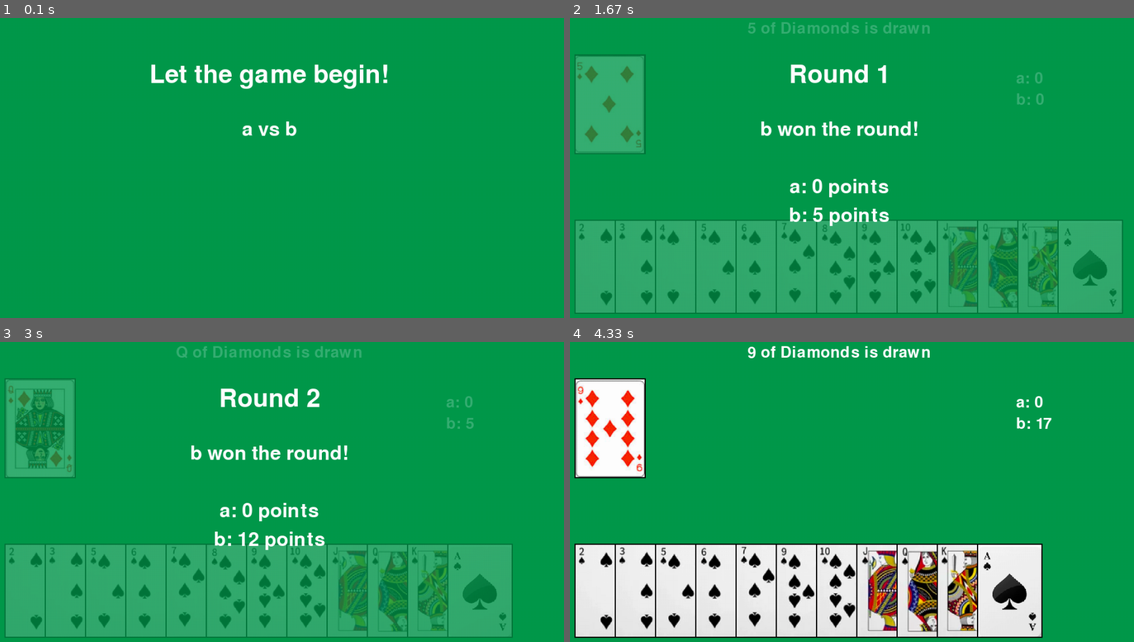
Above: before the commit, frames 1-4 (two rows, left to right).
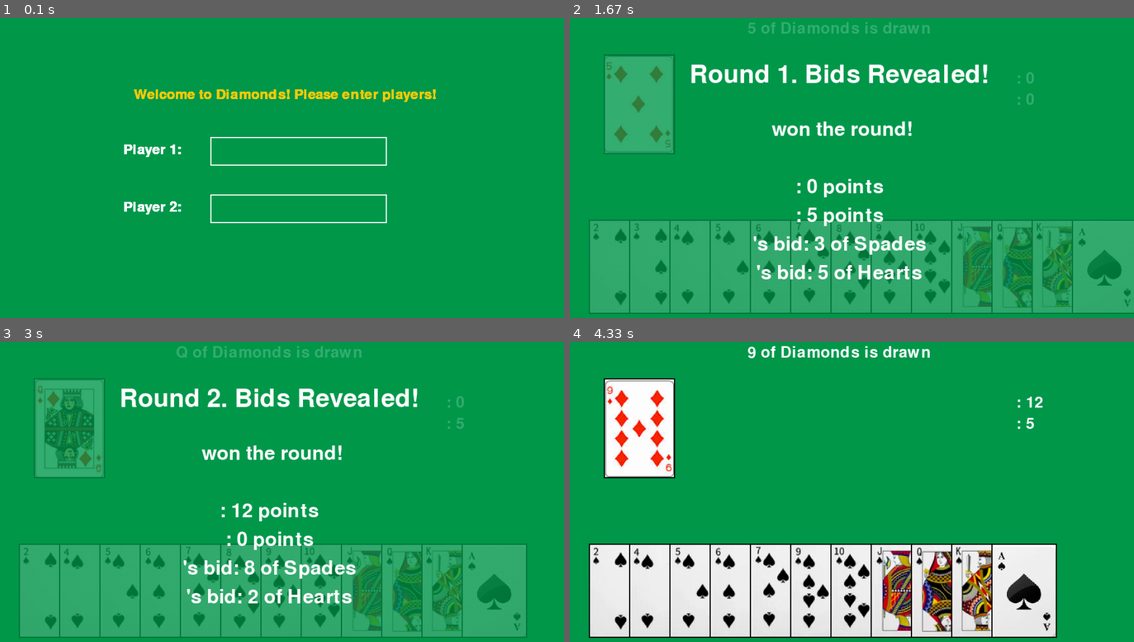
Above: after the commit, the same moments.

Repository: aadya28/WE-Module3
Game: pygame game, started from Pygame_Diamonds/game.py
The game is run twice, just before and just after one commit, with the same random seed, the same clock (stepped at 60 frames per second) and the same inputs.
Inputs (mouse positions are in pixels of both pictures, inside the frame that each line leads up to):
- Up to frame 1 (0.1 s): no input
- Up to frame 2 (1.67 s): type "ann" at 0.33 s; tap Enter at 0.67, 0.88 s; click (654, 246) at 1.28 s; type "a" at 1.55 s
- Up to frame 3 (3 s): tap Enter at 1.88 s; click (242, 579) at 2.95 s
- Up to frame 4 (4.33 s): type "r" at 3.23 s; tap Enter at 3.63 s

The runs differ from the first frame. In frame 1, 3.7% of the frame differs, in the area x 21-78%, y 15-69%; in frame 2, 19%, in the area x 0-100%, y 12-99%; in frame 3, 18%; in frame 4, 18%.

Commit message:
Added code for computer strategies.

Diff:
--- a/Pygame_Diamonds/cards.py
+++ b/Pygame_Diamonds/cards.py
@@ -3,6 +3,7 @@
 SUITS = ['Hearts', 'Diamonds', 'Clubs', 'Spades']
 RANKS = ['2', '3', '4', '5', '6', '7', '8', '9', '10', 'J', 'Q', 'K', 'A']
 VALUES = ['2', '3', '4', '5', '6', '7', '8', '9', '10', '11', '12', '13', '14']
+
 
 class Card:
     def __init__(self, suit, rank, value):
@@ -12,6 +13,7 @@
 
     def __str__(self):
         return f"{self.rank} of {self.suit}"
+
 
 class Suit:
     def __init__(self, suit):
--- a/Pygame_Diamonds/game.py
+++ b/Pygame_Diamonds/game.py
@@ -20,10 +20,13 @@
 # Initialize the clock
 clock = pygame.time.Clock()
 
+
 def main():
     current_scene = MAIN_MENU  # Start with the main menu scene
     player1_name = "Computer"
     player2_name = "Computer"
+    player1_score = 0
+    player2_score = 0
 
     running = True
     while running:
@@ -40,11 +43,11 @@
             current_scene = GAMEPLAY
         if current_scene == GAMEPLAY:
             window.fill(GREEN)
-            handle_gameplay(player1_name, player2_name)
+            player1_score, player2_score = handle_gameplay(player1_name, player1_score, player2_name, player2_score)
             current_scene = GAME_OVER
         if current_scene == GAME_OVER:
             window.fill(GREEN)
-            handle_game_over()
+            handle_game_over(player1_name, player1_score, player2_name, player2_score)
             running = False
 
         pygame.display.flip()
@@ -52,16 +55,13 @@
 
 
 def handle_main_menu():
-    player1_name, player2_name = "a", "b"
-        # ui.create_main_menu_window(screen_w, screen_h))
+    player1_name, player2_name = ui.create_main_menu_window(window)
     print("Player 1:", player1_name)
     print("Player 2:", player2_name)
     return player1_name, player2_name
 
 
-def handle_gameplay(player1_name, player2_name):
-    player1_score = 0
-    player2_score = 0
+def handle_gameplay(player1_name, player1_score, player2_name, player2_score):
     ui.render_game_start(window, player1_name, player2_name)
 
     # game starts
@@ -71,6 +71,8 @@
     diamonds.shuffle_deck(draw_pile)
     spades = cards.Suit("Spades")
     player_hand = spades.create_suit()
+    hearts = cards.Suit("Hearts")
+    computer_hand = hearts.create_suit()
 
     while round_number < 14:
         window.fill(GREEN)
@@ -84,9 +86,9 @@
 
         # Player and computer make their bids
         player1_bid = ui.handle_player_input(player_hand, card_positions)
-        print(player1_bid)
-            # cards.Card("Spades", "10", "10"))  # Placeholder, replace with actual player bid
-        player2_bid = cards.Card("Hearts", "J", "11")  # Placeholder, replace with actual computer bid
+        print(player1_name, ":", player1_bid)
+        player2_bid = strategies.choose_computer_bid(computer_hand, player_hand, drawn_card)
+        print(player2_name, ":", player2_bid)
 
         # Calculate points and determine the winner of the round
         p1_curr_round_points, p2_curr_round_points, winner = strategies.calculate_points(
@@ -96,12 +98,15 @@
         player1_score += p1_curr_round_points
         player2_score += p2_curr_round_points
 
-        ui.render_round_info(window, round_number, player1_name, p1_curr_round_points, player2_name, p2_curr_round_points, winner)
+        ui.render_round_info(window, round_number, player1_name, player1_bid, p1_curr_round_points, player2_name,
+                             player2_bid, p2_curr_round_points, winner)
         round_number += 1
 
+    return player1_score, player2_score
 
-def handle_game_over():
-    print("game over")
+
+def handle_game_over(player1_name, player1_score, player2_name, player2_score):
+    ui.render_game_over(window, player1_name, player1_score, player2_name, player2_score)
 
 
 if __name__ == "__main__":
--- a/Pygame_Diamonds/strategies.py
+++ b/Pygame_Diamonds/strategies.py
@@ -1,4 +1,6 @@
+import random
 import cards
+
 
 # Function to calculate points and determine the winner of the round
 def calculate_points(player1, player1_bid, player2, player2_bid, round_points):
@@ -23,3 +25,72 @@
         player2_points = auction_value // 2
 
     return player1_points, player2_points, winner
+
+
+def choose_computer_bid(computer_hand, player_hand, drawn_card):
+    # bid_card1 = random_bidding(computer_hand)
+    # bid_card2 = same_rank_bidding(computer_hand, drawn_card)
+    bid_card3 = strategy2(computer_hand, player_hand, drawn_card)
+    # computer_hand.remove(bid_card1)
+    # computer_hand.remove(bid_card2)
+    computer_hand.remove(bid_card3)
+    return bid_card3
+
+
+# Function for the bidding strategy 1: Random Selection
+def random_bidding(computer_hand):
+    return random.choice(computer_hand)
+
+
+# Function for the bidding strategy 1: Same Rank Selection
+def same_rank_bidding(computer_hand, drawn_card):
+    rank = drawn_card.rank
+
+    for card in computer_hand:
+        if card.rank == rank:
+            return card
+
+    return None
+
+def strategy2(computer_hand, player_hand, drawn_card):
+    """
+    Determines the computer's bidding strategy based on the drawn card and the opponent's hand.
+
+    Args:
+        computer_hand (list of Card objects): The computer's hand of cards.
+        player_hand (list of Card objects): The opponent's hand of cards.
+        drawn_card (Card object): The card drawn from the draw pile.
+
+    Returns:
+        Card object: The computer's bid card.
+
+    Strategy:
+    - If the drawn card's rank is between 2 and Jack (inclusive), the computer attempts to bid a card with the same rank as the drawn card.
+      If no such card is found in the computer's hand, it bids the highest card it has.
+    - If the drawn card's rank is Queen, King, or Ace, the computer compares the highest card in its hand with the highest card in the opponent's hand.
+      If the opponent's highest card is higher, the computer bids its lowest card. Otherwise, it bids the next higher rank card from the opponent's highest card.
+
+    """
+    drawn_rank = drawn_card.rank  # Rank of drawn card
+    if cards.RANKS.index(drawn_rank) < 10:  # Considering ranks 2 to Jack for lower ranking cards
+        # Bid a card with the same rank as the drawn card, if available
+        bid_card = same_rank_bidding(computer_hand, drawn_card)
+        if bid_card is None:
+            # If no card with the same rank is found, bid the highest card you have
+            bid_card = computer_hand[-1]
+    else:
+        # Determine the highest card in each player's hand
+        opponent_max_rank = player_hand[-1].rank
+        computer_max_rank = computer_hand[-1].rank
+
+        # Bid the lowest card if opponent's highest card is higher
+        if cards.RANKS.index(opponent_max_rank) >= cards.RANKS.index(computer_max_rank):
+            bid_card = computer_hand[0]
+        else:
+            # Find the next higher rank from this index in computer's hand
+            bid_card = next((rank for rank in computer_hand
+                             if cards.RANKS.index(rank) >
+                             cards.RANKS.index(opponent_max_rank)), None)
+
+    print("Computer bids:", bid_card)
+    return bid_card
--- a/Pygame_Diamonds/ui.py
+++ b/Pygame_Diamonds/ui.py
@@ -1,5 +1,6 @@
 import pygame
 import os
+
 
 def get_screen_size():
     # Initialize Pygame
@@ -11,13 +12,16 @@
     # Return screen width and height
     return screen_info.current_w, screen_info.current_h
 
+
 system_screen_w, system_screen_h = get_screen_size()
 screen_width, screen_height = system_screen_w * 0.8, system_screen_h * 0.8
 
+
 def update_screen():
     pygame.display.flip()
 
-def round_transition():
+
+def transition_window():
     waiting_for_return = True
     while waiting_for_return:
         for event in pygame.event.get():
@@ -89,7 +93,7 @@
         screen.blit(font.render(player1_input, True, white), (player1_input_rect.x + 5, player1_input_rect.y + 5))
         screen.blit(font.render(player2_input, True, white), (player2_input_rect.x + 5, player2_input_rect.y + 5))
 
-        update_screen()
+        pygame.display.flip()
 
     return player1_input, player2_input
 
@@ -117,11 +121,11 @@
     screen.blit(vs_text, ((screen_width - vs_text.get_width()) // 2, 200))
 
     update_screen()
-    round_transition()
-
-
-def render_round_info(screen, round_number, player1_name, p1_curr_round_points, player2_name,
-                      p2_curr_round_points, round_winner):
+    transition_window()
+
+
+def render_round_info(screen, round_number, player1_name, player1_bid, p1_curr_round_points,
+                      player2_name, player2_bid, p2_curr_round_points, round_winner):
     blur_background(screen)
 
     # Set up fonts
@@ -131,7 +135,7 @@
     # Set up colors
     white = (255, 255, 255)
 
-    round_text = font_large.render(f"Round {round_number}", True, white)
+    round_text = font_large.render(f"Round {round_number}. Bids Revealed!", True, white)
     screen.blit(round_text, ((screen_width - round_text.get_width()) // 2, 100))
 
     if round_winner == "Tie":
@@ -140,6 +144,12 @@
         round_result_text = font_medium.render(f"{round_winner} won the round!", True, white)
     screen.blit(round_result_text, ((screen_width - round_result_text.get_width()) // 2, 200))
 
+    # Display bids
+    player1_bid_text = font_medium.render(f"{player1_name}'s bid: {player1_bid}", True, white)
+    player2_bid_text = font_medium.render(f"{player2_name}'s bid: {player2_bid}", True, white)
+    screen.blit(player1_bid_text, ((screen_width - player1_bid_text.get_width()) // 2, 400))
+    screen.blit(player2_bid_text, ((screen_width - player2_bid_text.get_width()) // 2, 450))
+
     # Display individual scores for the round
     player1_round_score_text = font_medium.render(f"{player1_name}: {p1_curr_round_points} points", True, white)
     player2_round_score_text = font_medium.render(f"{player2_name}: {p2_curr_round_points} points", True, white)
@@ -147,7 +157,8 @@
     screen.blit(player2_round_score_text, ((screen_width - player2_round_score_text.get_width()) // 2, 350))
 
     update_screen()
-    round_transition()
+    transition_window()
+
 
 def render_draw_pile(screen, drawn_card_name):
     # Set up fonts
@@ -157,7 +168,7 @@
     white = (255, 255, 255)
 
     # Calculate positions for draw pile and drawn card text
-    draw_pile_x = screen_width * 0.05
+    draw_pile_x = screen_width * 0.1
     draw_pile_y = screen_height * 0.15
 
     split_card_name = drawn_card_name.split(" ")
@@ -169,7 +180,8 @@
     screen.blit(drawn_card_text, (drawn_card_text_x, drawn_card_text_y))
 
     # Load and render the image of the drawn card
-    card_image = pygame.image.load(os.path.join("images/diamonds", f"{split_card_name[0]}_of_{split_card_name[2].lower()}.png"))
+    card_image = pygame.image.load(
+        os.path.join("images/diamonds", f"{split_card_name[0]}_of_{split_card_name[2].lower()}.png"))
     transformed_card_image = pygame.transform.scale(card_image, (120, 170))
     card_rect = pygame.Rect(draw_pile_x, draw_pile_y, 124, 174)
     pygame.draw.rect(screen, (0, 0, 0), card_rect, 3)
@@ -179,6 +191,7 @@
     # Update the display
     update_screen()
 
+
 def render_scorecard(screen, player1_name, player2_name, player1_score, player2_score):
     # Set up colors
     white = (255, 255, 255)
@@ -191,7 +204,7 @@
 
     # Position the texts
     text_x = screen_width * 0.8
-    player1_y =  screen_height * 0.2
+    player1_y = screen_height * 0.2
     player2_y = player1_y + font.size(player1_name)[1] + 10
 
     # Blit the texts onto the screen
@@ -200,9 +213,10 @@
 
     update_screen()
 
+
 def render_player_hand(screen, player_hand):
     # Set up initial position for the first card
-    card_x = screen_width * 0.05
+    card_x = screen_width * 0.075
     card_y = screen_height * 0.65
 
     # Load card images
@@ -226,6 +240,7 @@
 
     update_screen()
     return card_positions
+
 
 def handle_player_input(player_hand, card_positions):
     # Loop for handling player input
@@ -249,3 +264,34 @@
     player_hand.remove(selected_card)
     update_screen()
     return selected_card
+
+
+def render_game_over(screen, player1_name, player1_score, player2_name, player2_score):
+    blur_background(screen)
+
+    # Set up fonts
+    font_large = pygame.font.Font(None, 65)
+    font_medium = pygame.font.Font(None, 50)
+
+    # Set up colors
+    white = (255, 255, 255)
+
+    # Determine the winner of the game
+    if player1_score > player2_score:
+        winner_text = f"{player1_name} wins the game!"
+    elif player1_score < player2_score:
+        winner_text = f"{player2_name} wins the game!"
+    else:
+        winner_text = "It's a tie!"
+
+    # Display winner and final scores
+    winner_text_surface = font_large.render(winner_text, True, white)
+    screen.blit(winner_text_surface, ((screen_width - winner_text_surface.get_width()) // 2, 100))
+
+    player1_score_text = font_medium.render(f"{player1_name}: {player1_score} points", True, white)
+    player2_score_text = font_medium.render(f"{player2_name}: {player2_score} points", True, white)
+    screen.blit(player1_score_text, ((screen_width - player1_score_text.get_width()) // 2, 250))
+    screen.blit(player2_score_text, ((screen_width - player2_score_text.get_width()) // 2, 300))
+
+    update_screen()
+    transition_window()
